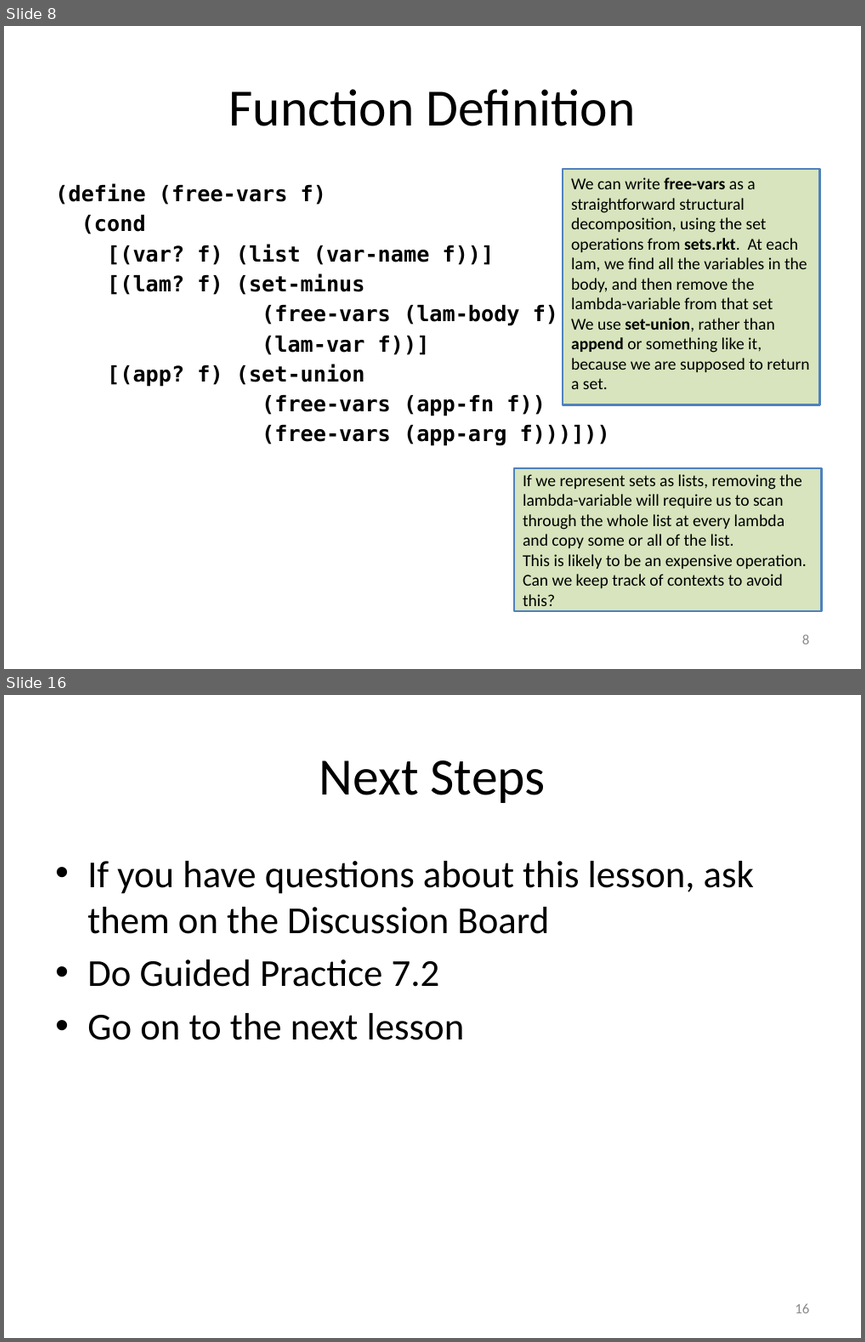
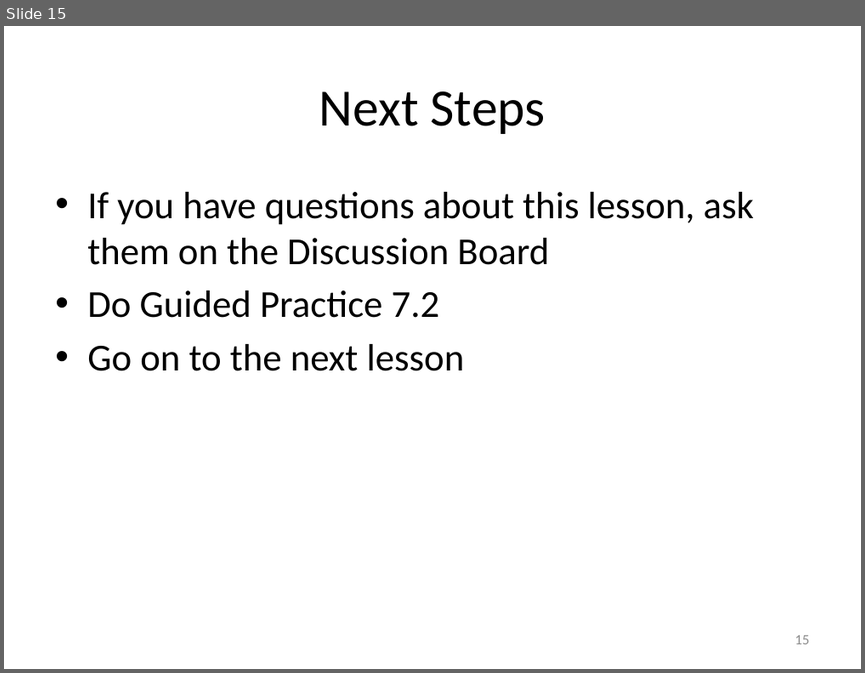
Before and after one commit to mwand/cs5010f16, a slide deck: Slides/Lesson 7.3 Case Study-- Free Variables.pptx. Shown one above the other, each under a label of ours: slides 8 and 16 before the commit, slide 15 after it; the slides between them are not shown. The pictures are 865x1342 and 865x673 pixels, drawn with LibreOffice and Linux fonts; fonts in the diff are those of the drawing. Boxes give left, top, right and bottom in pixels: in the first picture for what was removed or moved away, otherwise in the second. Text is boxed around its words. In the diff, an @@ line names an element or a change of style, - is before the commit and + after.

```diff
--- a/Slides/Lesson 7.3 Case Study-- Free Variables.pptx
+++ b/Slides/Lesson 7.3 Case Study-- Free Variables.pptx
@@ slide 8 removed at [4,26,861,669], background #FFFFFF @@
@@ title removed at [229,89,635,126] @@
-Function Definition
@@ rectangle removed at [562,169,820,405] @@
-We can write free-vars as a straightforward structural decomposition, using the set operations from sets.rkt. At each lam, we find all the variables in the body, and then remove the lambda-variable from that set
-We use set-union, rather than append or something like it, because we are supposed to return a set.
@@ text removed at [55,183,610,446] @@
-(define (free-vars f)
-(cond
-[(var? f) (list (var-name f))]
-[(lam? f) (set-minus
-(free-vars (lam-body f))
-(lam-var f))]
-[(app? f) (set-union
-(free-vars (app-fn f))
-(free-vars (app-arg f)))]))
@@ rectangle removed at [514,468,821,611] @@
-If we represent sets as lists, removing the lambda-variable will require us to scan through the whole list at every lambda and copy some or all of the list.
-This is likely to be an expensive operation. Can we keep track of contexts to avoid this?
@@ page number removed at [802,634,809,644] @@
-8
@@ what was slide 16 is now slide 15 @@
@@ page number at [794,635,809,644]: text changed @@
-16
+15
```
Also in this commit, not shown: 8 slides changed, 3 slides added, 3 other slides removed, 29 other files.
